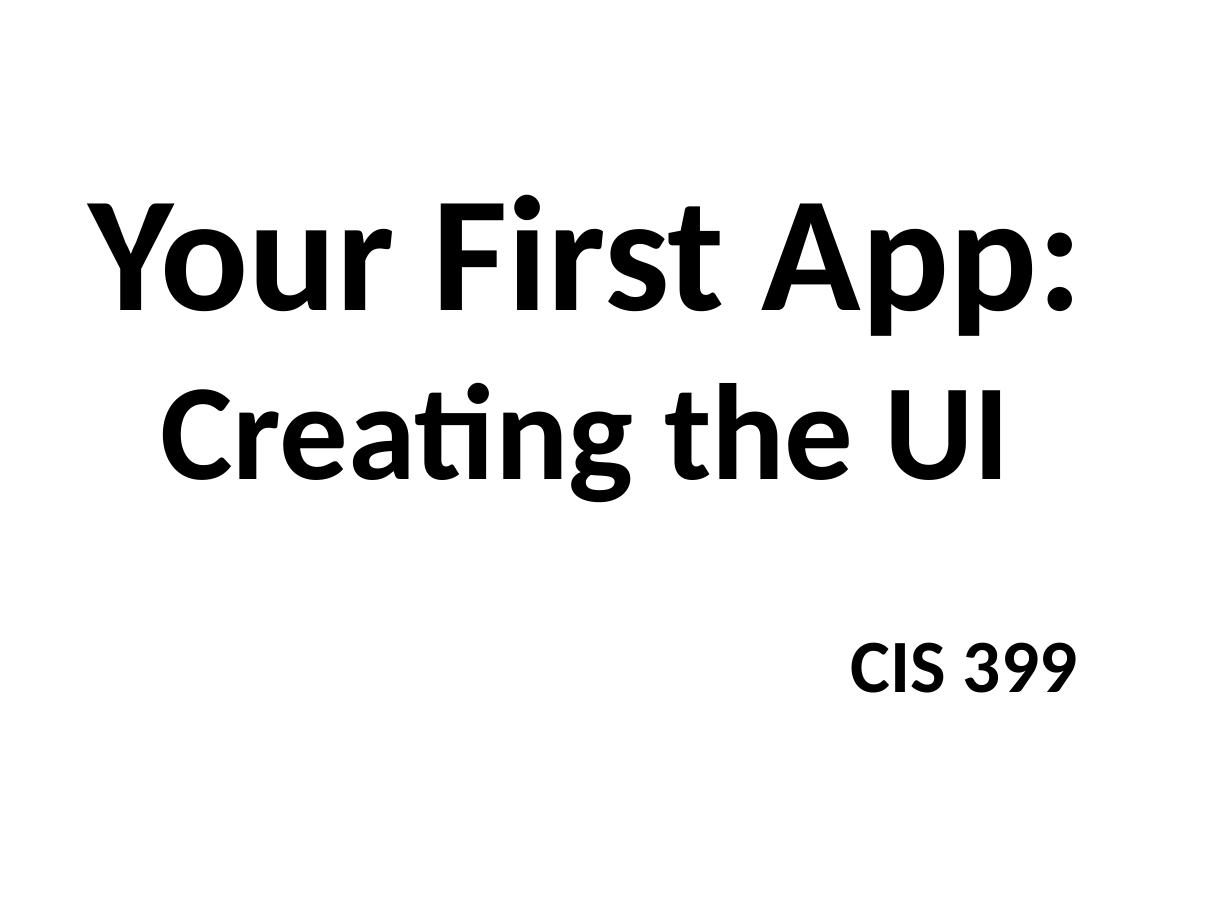
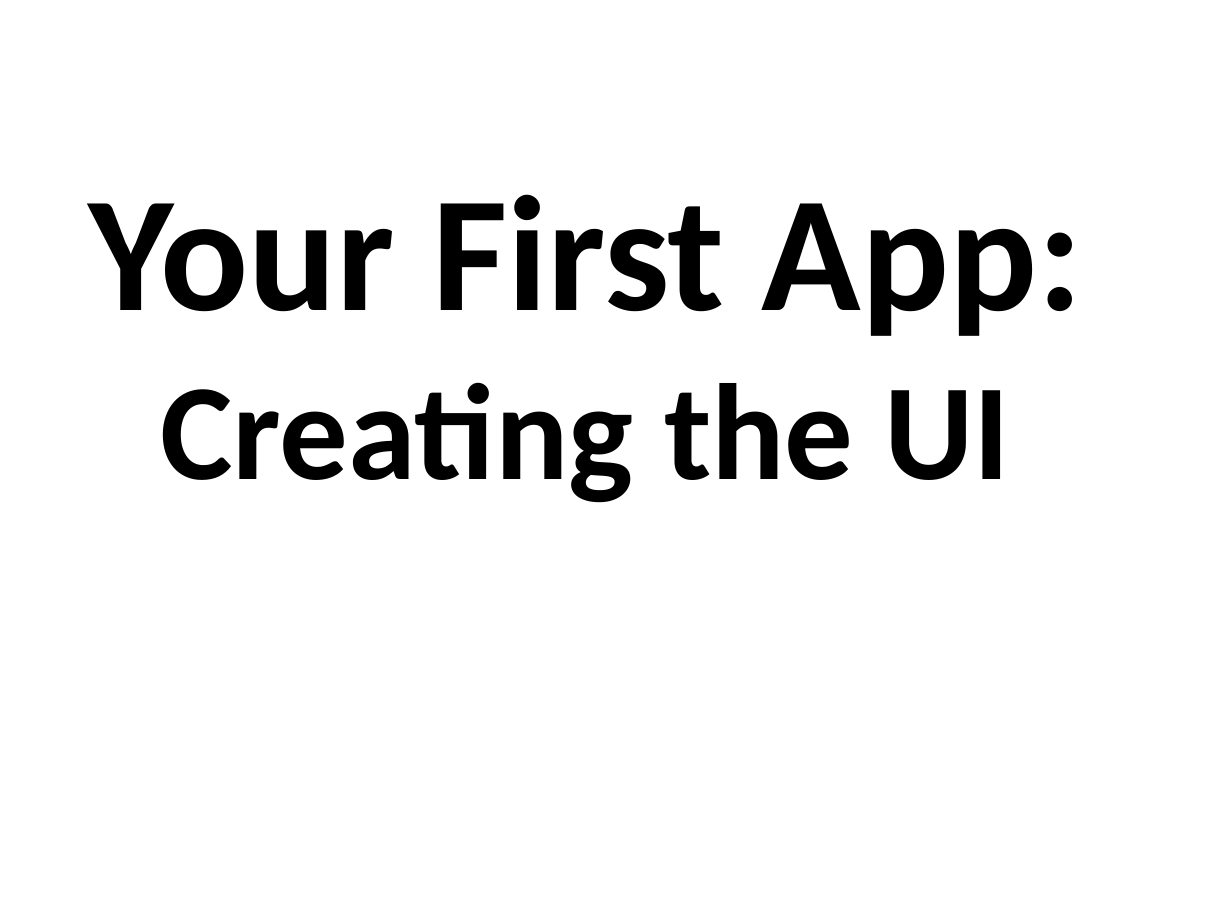
Before and after one commit to ProfBird/AndroidAppDev1-CourseMaterials, a slide deck: slide 1 of docs/Slides/1-Intro-2-FirstApp.pptx. Drawn at 1232x924 pixels with LibreOffice and Linux fonts; fonts in the diff are those of the drawing; background and template pictures are left out. Boxes give left, top, right and bottom in pixels: in the first picture for what was removed or moved away, otherwise in the second. Text is boxed around its words. In the diff, an @@ line names an element or a change of style, - is before the commit and + after.

```diff
--- a/docs/Slides/1-Intro-2-FirstApp.pptx
+++ b/docs/Slides/1-Intro-2-FirstApp.pptx
@@ subtitle removed at (851, 642, 1077, 693) @@
-CIS 399
```
Also in this commit, not shown: 1 other slide changed, 7 other files.
